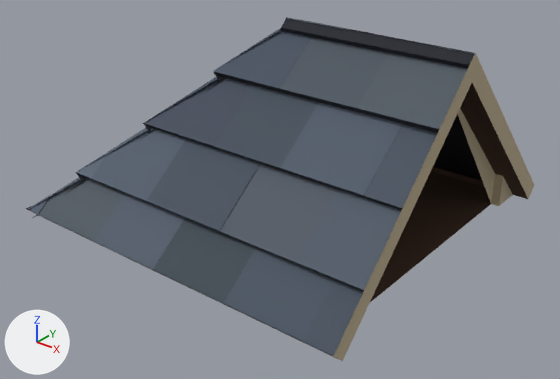
One commit to the glTF model houses/roof-gable-end-slate.glb: the scene before it, then after it.
Before and after are seen from a 50 mm camera at (1.287, -1.636, 1.064) aimed at (0.045, -0.084, 0.101). The axes (+X, +Y, +Z) are drawn at lower left. The lights are the same throughout. The first picture is the older version. Vertices at exactly the same position are counted once.

Names of what the first picture shows: 'roof-gable-end-slate'.
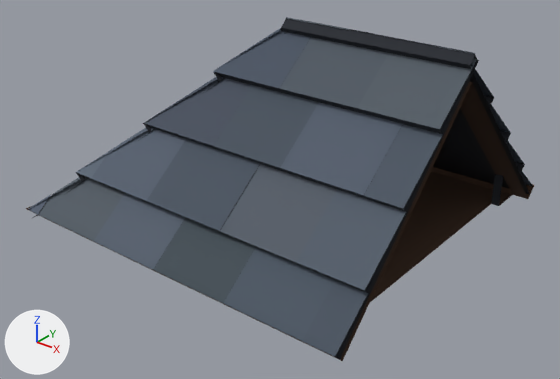
Location of each change, (x1, y1, x2, y2) in pixels of the pictures (560 x 379 px):
part 1 of me_roof_gable_end_slate, deleted
    before: (334, 53, 534, 361)
part 2 of me_roof_gable_end_slate, recoloured (beige to black)
    both: (491, 174, 503, 206)

What the commit changed:
me_roof_gable_end_slate is used by ob_roof_gable_end_slate; location (0.0, 0.0, 0.0).
me_roof_gable_end_slate had 498 vertices, 378 faces and spanned x -0.535..0.55, y -0.535..0.535, z 0.0..0.571.
me_roof_gable_end_slate now has 495 vertices, 368 faces and spans x -0.535..0.55, y -0.535..0.535, z 0.0..0.57.
Part 1, on me_roof_gable_end_slate:
3 vertices are removed from x 0.55, y -0.468..0.468, z 0.102..0.571.
10 faces are deleted.
me_roof_gable_end_slate part 2: 4 kept faces spanning x 0.475..0.5, y -0.4..0.4, z 0.0..0.1 get new vertex colours; the middle colour goes from beige #b6a78b to black #22262e.
